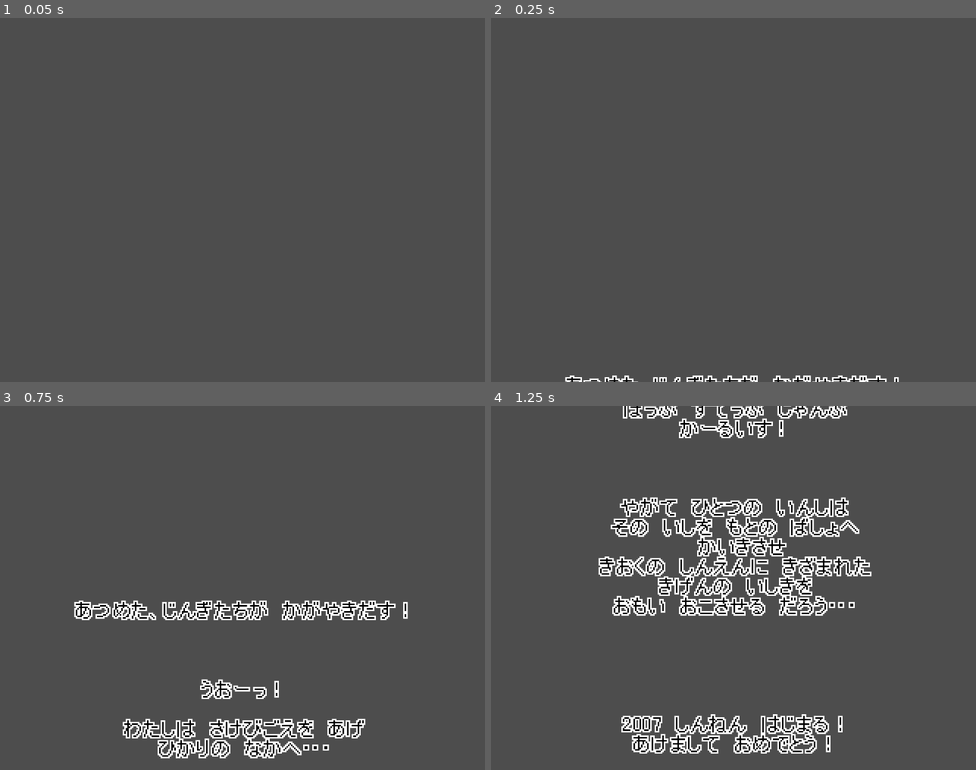
Above: before the commit, frames 1-4 (two rows, left to right).
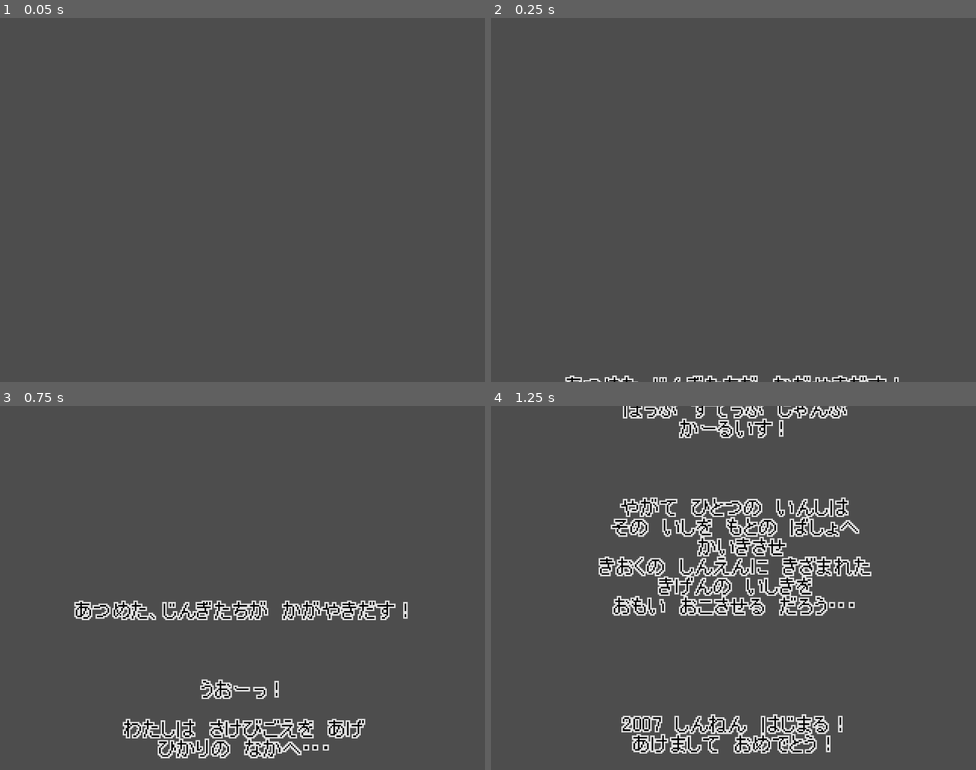
Above: after the commit, the same moments.

Repository: syun77/gd_ino
Game: Godot game, scene res://src/scenes/ending/Ending.tscn
Same seed, same stepped clock (60 frames per second), same inputs: the game is played once before the commit and once after it. This scene is started directly instead of the project's main scene.
Inputs (mouse positions are in pixels of both pictures, inside the frame that each line leads up to):
- Up to frame 1 (0.05 s): no input
- Up to frame 2 (0.25 s): no input
- Up to frame 3 (0.75 s): move the mouse to (349, 569) at 0.52 s; hold Right (ui_right) from 0.53 s (still down); hold Space (action) from 0.53 s (still down)
- Up to frame 4 (1.25 s): keep holding Right (ui_right); keep holding Space (action)

Frame 1 is identical in both runs. In frame 2, 0.4% of the frame differs, in the area x 15-84%, y 98-100%; in frame 3, 3.2%; in frame 4, 7.1%, in the area x 22-79%, y 0-96%.
Error before the commit: Invalid assignment of property or key 'stream' with value of type 'AudioStreamOggVorbis' on a base object of type 'Nil'. (res://src/common/Common.gd:144)
Error after the commit: Invalid assignment of property or key 'stream' with value of type 'AudioStreamOggVorbis' on a base object of type 'Nil'. (res://src/common/Common.gd:145)

Commit message:
実績をいったん実装

Diff:
--- a/gd_ino/assets/fonts/font_result.tres
+++ b/gd_ino/assets/fonts/font_result.tres
@@ -1,9 +1,10 @@
 [gd_resource type="LabelSettings" load_steps=2 format=3 uid="uid://ocau00etiel2"]
 
-[ext_resource type="FontFile" uid="uid://cmlld41h8p72y" path="res://assets/fonts/PixelMplus10-Regular.ttf" id="1_yq7l8"]
+[ext_resource type="FontFile" uid="uid://3ffwgo54nu6o" path="res://assets/fonts/PixelMplus10-Regular.ttf" id="1_yq7l8"]
 
 [resource]
 font = ExtResource("1_yq7l8")
 font_size = 48
 font_color = Color(0, 0, 0, 1)
 outline_size = 12
+outline_color = Color(0.878431, 0.878431, 0.878431, 1)
--- a/gd_ino/default_bus_layout.tres
+++ b/gd_ino/default_bus_layout.tres
@@ -5,5 +5,11 @@
 bus/1/solo = false
 bus/1/mute = false
 bus/1/bypass_fx = false
-bus/1/volume_db = -6.91795
+bus/1/volume_db = -80.0
 bus/1/send = &"Master"
+bus/2/name = &"SE"
+bus/2/solo = false
+bus/2/mute = false
+bus/2/bypass_fx = false
+bus/2/volume_db = -18.9844
+bus/2/send = &"Master"
--- a/gd_ino/src/common/Achievement.gd
+++ b/gd_ino/src/common/Achievement.gd
@@ -40,7 +40,7 @@
 # public functions.
 # ----------------------------------------------
 ## すべての実績開放チェック.
-static func check_all() -> void:
+static func check_all_test() -> void:
 	for id in range(Achievement.eType.size()):
 		if check(id):
 			# 実績開放.
@@ -69,7 +69,7 @@
 ## 通常クリアチェック.
 static func check_normal_completed() -> bool:
 	for id in Map.ITEM_LEGENDS:
-		if Common.gained_item(id) == false:
+		if Common.has_item(id) == false:
 			return false
 	return true
 
--- a/gd_ino/src/common/Common.gd
+++ b/gd_ino/src/common/Common.gd
@@ -96,6 +96,7 @@
 	for i in range(MAX_SOUND):
 		var snd = AudioStreamPlayer.new()
 		#snd.volume_db = -4
+		snd.bus = "SE"
 		add_child(snd)
 		_snds.append(snd)
 
--- a/gd_ino/src/scenes/achievement/AchievementScene.gd
+++ b/gd_ino/src/scenes/achievement/AchievementScene.gd
@@ -7,7 +7,7 @@
 func _ready() -> void:
 	# 実績確認用に初期化する.
 	Common.init()
-	Achievement.unlock(Achievement.eType.ALL_COMPLETED)
+	#Achievement.unlock(Achievement.eType.ALL_COMPLETED)
 
 	for id in Achievement.eType.values():
 		var label = _list.get_child(id)
--- a/gd_ino/src/scenes/ending/Ending.gd
+++ b/gd_ino/src/scenes/ending/Ending.gd
@@ -21,6 +21,5 @@
 	_spr.position.y -= spd
 
 	if _spr.position.y < end_y:
-		# オープニング終了.
-		Common.stop_bgm()
+		# エンディング終了.
 		get_tree().change_scene_to_file("res://src/scenes/result/Result.tscn")
--- a/gd_ino/src/scenes/result/Result.gd
+++ b/gd_ino/src/scenes/result/Result.gd
@@ -63,6 +63,9 @@
 	# 獲得アイテム数を表示.
 	_txt_item.text = "%d/%d"%[_gained_item, Map.ITEM_NUM]
 
+	# 実績チェック.
+	UiOverlay.check_all_achievements()
+
 ## 更新.
 func _physics_process(_delta: float) -> void:
 	match _state:
@@ -73,4 +76,5 @@
 				_state = eState.END
 		eState.END:
 			if Input.is_action_pressed("action") == false:
+				Common.stop_bgm()
 				get_tree().change_scene_to_file("res://src/scenes/title/Title.tscn")
--- a/gd_ino/src/ui/UIAchievement.gd
+++ b/gd_ino/src/ui/UIAchievement.gd
@@ -1,5 +1,11 @@
 extends Node2D
+# ===================================
+# 実績UI
+# ===================================
 
+# -----------------------------------
+# const.
+# -----------------------------------
 const START_OFS_X = 600
 const START_OFS_Y = -128
 const TIME_IN_OUT = 0.5
@@ -11,19 +17,34 @@
 	HIDE,
 }
 
+# -----------------------------------
+# onready.
+# -----------------------------------
 @onready var _label = $Label
 
+# -----------------------------------
+# var.
+# -----------------------------------
 var _timer = 0.0
 var _state = eState.APPEAR
 var _type:Achievement.eType
 
+# -----------------------------------
+# public functions.
+# -----------------------------------
 ## 開始.
 func start(type:Achievement.eType) -> void:
 	_type = type
+	_state = eState.APPEAR
+	position.x = START_OFS_X
+
+# -----------------------------------
+# private functions.
+# -----------------------------------
+## 開始.
+func _ready() -> void:
 	var title = Achievement.get_title(_type)
 	_label.text = "Unlock:%s"%title
-	_state = eState.APPEAR
-	position.x = START_OFS_X
 
 ## 更新.
 func _process(delta: float) -> void:
--- a/gd_ino/src/ui/UIAchievement.tscn
+++ b/gd_ino/src/ui/UIAchievement.tscn
@@ -7,10 +7,10 @@
 script = ExtResource("1_xfbhd")
 
 [node name="Label" type="Label" parent="."]
-offset_left = 648.0
-offset_top = 32.0
-offset_right = 1248.0
-offset_bottom = 89.0
+offset_left = 656.0
+offset_top = 16.0
+offset_right = 1256.0
+offset_bottom = 73.0
 text = "Unlock: 3種の神器を集めた"
 label_settings = ExtResource("2_f3m8w")
 horizontal_alignment = 2
--- a/gd_ino/src/ui/UIOverlay.gd
+++ b/gd_ino/src/ui/UIOverlay.gd
@@ -1 +1,27 @@
 extends CanvasLayer
+
+const UIACHIEVEMENT_OBJ = preload("res://src/ui/UIAchievement.tscn")
+
+var _queue = []
+var _ui = null
+
+func check_all_achievements() -> void:
+	for id in range(Achievement.eType.size()):
+		if Common.unlocked_achievement(id):
+			continue # 開放済み.
+		if Achievement.check(id):
+			# 実績開放.
+			Common.unlock_achievement(id)
+			var obj = UIACHIEVEMENT_OBJ.instantiate()
+			obj.start(id)
+			_queue.push_back(obj)
+
+func _process(_delta: float) -> void:
+	if _queue.size() <= 0:
+		return
+
+	if is_instance_valid(_ui):
+		return
+
+	_ui = _queue.pop_front()
+	add_child(_ui)
Not shown: 1 places in gd_ino/assets/fonts/ui_48.tres that only renumber resources
Binary file changed: gd_ino/assets/images/ending.png
Binary file changed: gd_ino/assets/images/opening.png
Not shown: 1 places in gd_ino/assets/tiles/tile_set.tres that only renumber resources
